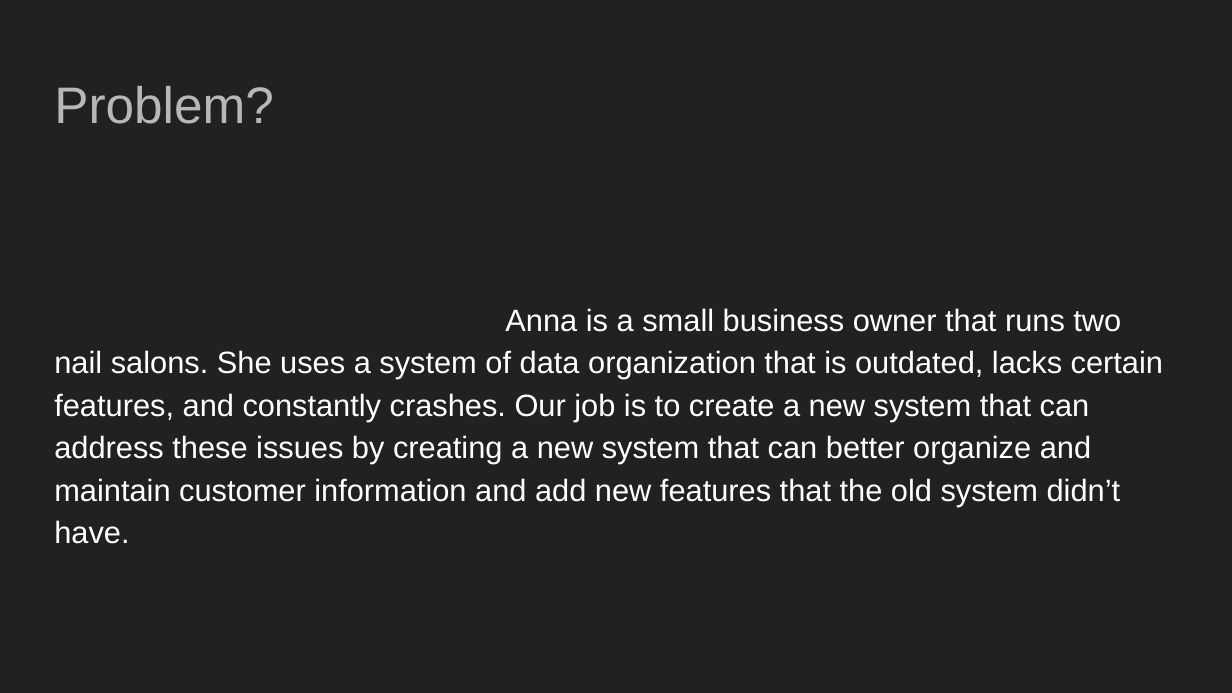
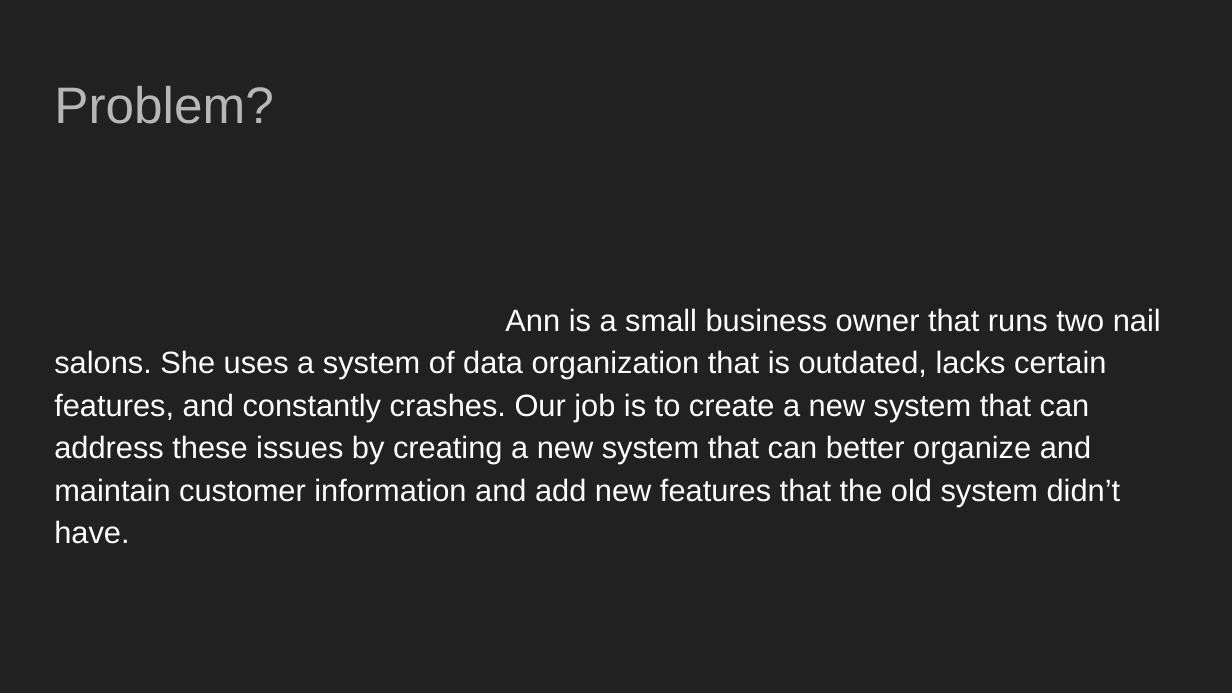
Before and after one commit to tzhang490/IS-436, a slide deck: slide 2 of IS 436: Deliverable 1.pptx. Drawn at 1232x693 pixels with LibreOffice and Linux fonts; fonts in the diff are those of the drawing. Boxes give left, top, right and bottom in pixels: in the first picture for what was removed or moved away, otherwise in the second. Text is boxed around its words. In the diff, an @@ line names an element or a change of style, - is before the commit and + after.

```diff
--- a/IS 436: Deliverable 1.pptx
+++ b/IS 436: Deliverable 1.pptx
@@ text at (54,308,1161,544): text changed @@
-Anna is a small business owner that runs two nail salons. She uses a system of data organization that is outdated, lacks certain features, and constantly crashes. Our job is to create a new system that can address these issues by creating a new system that can better organize and maintain customer information and add new features that the old system didn’t have.
+Ann is a small business owner that runs two nail salons. She uses a system of data organization that is outdated, lacks certain features, and constantly crashes. Our job is to create a new system that can address these issues by creating a new system that can better organize and maintain customer information and add new features that the old system didn’t have.
```
Also in this commit, not shown: 2 other slides changed, 2 slides added, 1 slide removed.
